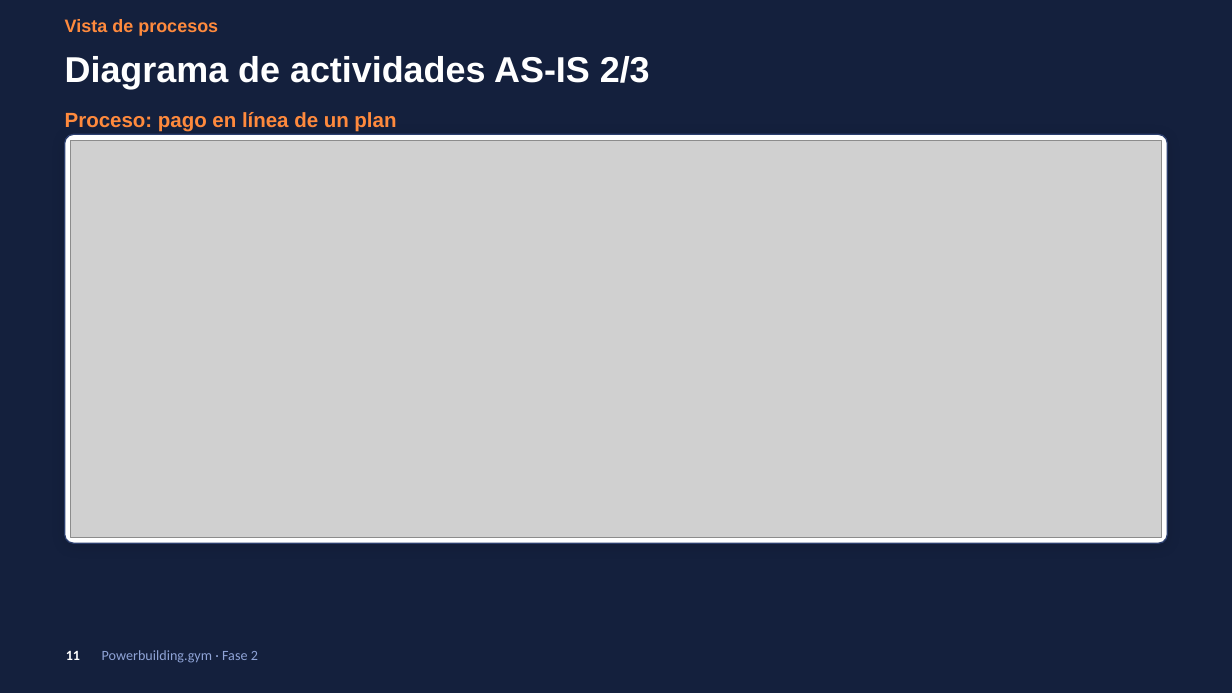
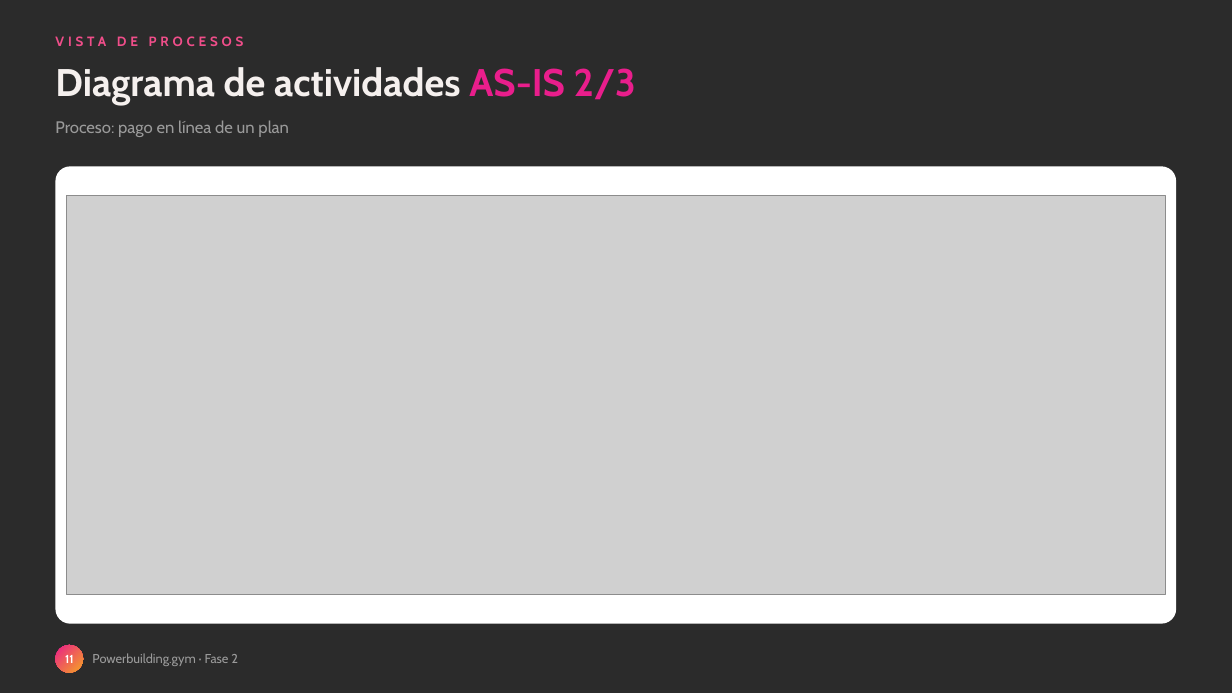
Before and after one commit to zalak3t/Powerbuilding.gym, a slide deck: slide 11 of FASE-2/Documentacion Asignatura PTY4614/Presentación Proyecto.pptx. Drawn at 1232x693 pixels with LibreOffice and Linux fonts; fonts in the diff are those of the drawing; grey boxes stand for pictures; background and template pictures are left out; a plain dark background stands for a picture behind light text. Boxes give left, top, right and bottom in pixels: in the first picture for what was removed or moved away, otherwise in the second. Text is boxed around its words. In the diff, an @@ line names an element or a change of style, - is before the commit and + after.

```diff
--- a/FASE-2/Documentacion Asignatura PTY4614/Presentación Proyecto.pptx
+++ b/FASE-2/Documentacion Asignatura PTY4614/Presentación Proyecto.pptx
@@ background #14203D to picture (left out) @@
@@ text at [65, 19, 218, 36]: paragraph removed @@
-Vista de procesos
@@ text "Diagrama de actividades AS-IS 2/3": place and size @@
-text "Diagrama de actividades AS-IS 2/3" at [65, 19, 650, 132]
+text "Diagrama de actividades AS-IS 2/3" at [55, 67, 636, 106]
@@ text "Diagrama de actividades AS-IS 2/3" at [55, 67, 636, 106]: size 28 to 30 pt, font Arial to Cabin; text colour #FFFFFF to #F5F0EE in "Diagrama de actividades"; text colour #FFFFFF to gradient #E91E8C to #F5A623 in "AS-IS 2/3"; less space between paragraphs; vertical alignment middle to top @@
@@ text added at [55, 36, 244, 46], 10.5 pt, text #F04E8A, bold @@
+VISTA DE PROCESOS
@@ text at [65, 112, 396, 132]: paragraph removed @@
-Proceso: pago en línea de un plan
@@ text added at [55, 120, 289, 137], 13 pt, text #9A9A9A @@
+Proceso: pago en línea de un plan
@@ rounded rectangle: place and size @@
-rounded rectangle at [65, 134, 1167, 543]
+rounded rectangle at [55, 166, 1177, 624]
@@ rounded rectangle at [55, 166, 1177, 624]: outline #2C3F6E 1 pt to none; shadow off; proportions changed @@
@@ picture: place and size @@
-picture at [71, 140, 1162, 537]
+picture at [67, 195, 1165, 595]
@@ ellipse "11": place and size @@
-ellipse "11" at [66, 651, 80, 660]
+ellipse "11" at [55, 645, 83, 673]
@@ ellipse "11" at [55, 645, 83, 673]: size 11 to 9 pt, font Calibri to Cabin; fill none to gradient #E91E8C to #F5A623 @@
@@ text added at [92, 653, 238, 666], 10 pt, text #9A9A9A @@
+Powerbuilding.gym · Fase 2
@@ text removed at [102, 650, 258, 663] @@
-Powerbuilding.gym · Fase 2
```
Also in this commit, not shown: 27 other slides changed, 1 slide added, 1 slide removed, 6 other files.
